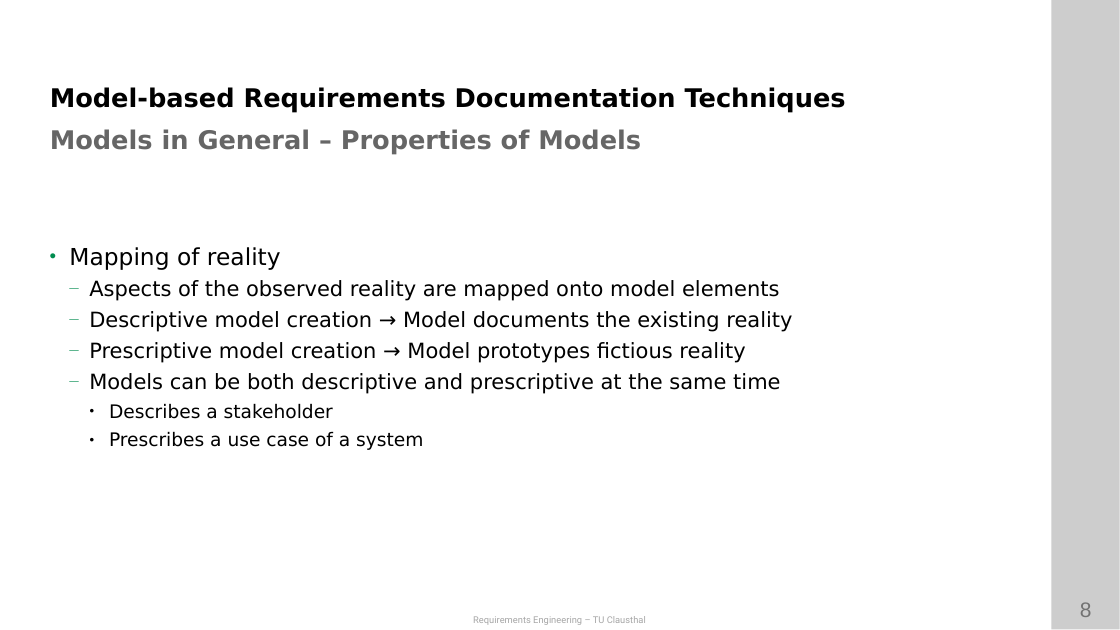
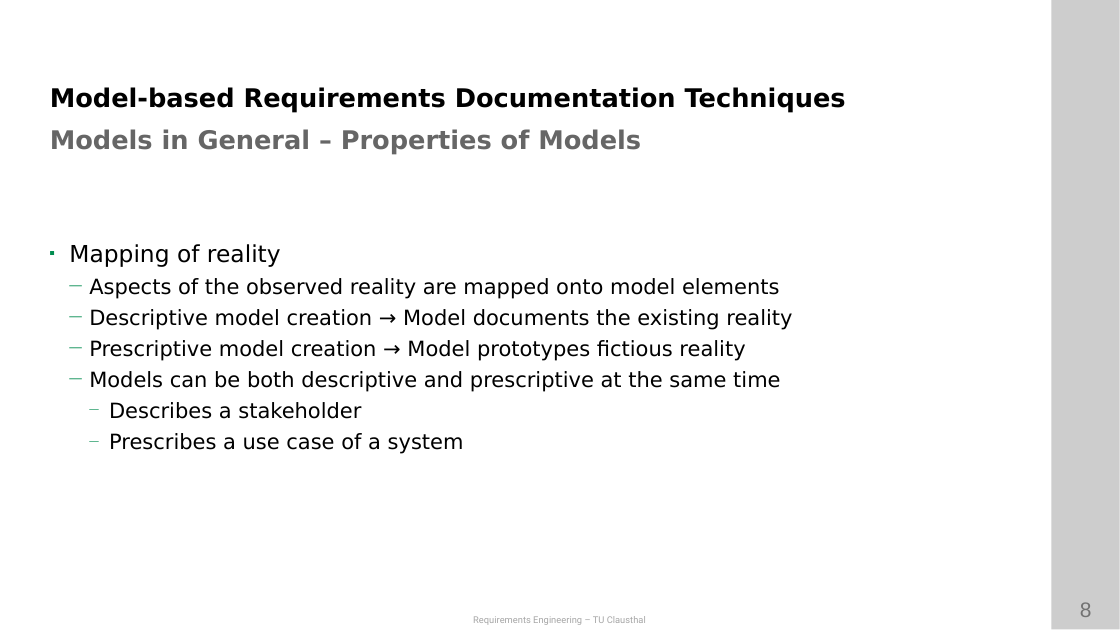
Before and after one commit to ETCE-LAB/teaching-material, a slide deck: slide 8 of Requirements-Engineering/RE-L08-Documentation--Model-based.pptx. Drawn at 1120x630 pixels with LibreOffice and Linux fonts; fonts in the diff are those of the drawing; background and template pictures are left out. Boxes give left, top, right and bottom in pixels: in the first picture for what was removed or moved away, otherwise in the second. Text is boxed around its words. In the diff, an @@ line names an element or a change of style, - is before the commit and + after.

```diff
--- a/Requirements-Engineering/RE-L08-Documentation--Model-based.pptx
+++ b/Requirements-Engineering/RE-L08-Documentation--Model-based.pptx
@@ text "Mapping of reality" at bbox=[69, 244, 792, 454]: size 16 to 18 pt in "Describes a stakeholder", "Prescribes a use case of a system"; bullet • to ◾; bullet ● to —; bullet colour #000000 to #008C4F @@
```
Also in this commit, not shown: 33 other slides changed, 1 other file.
